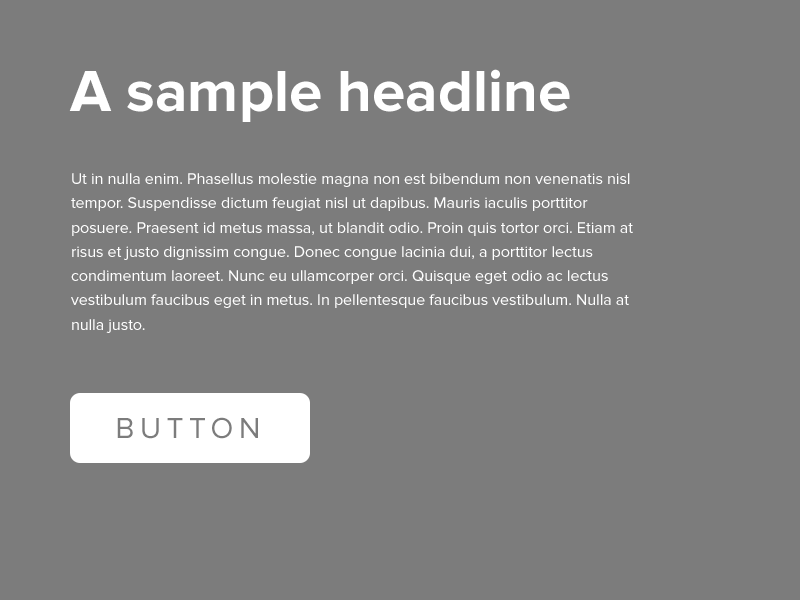
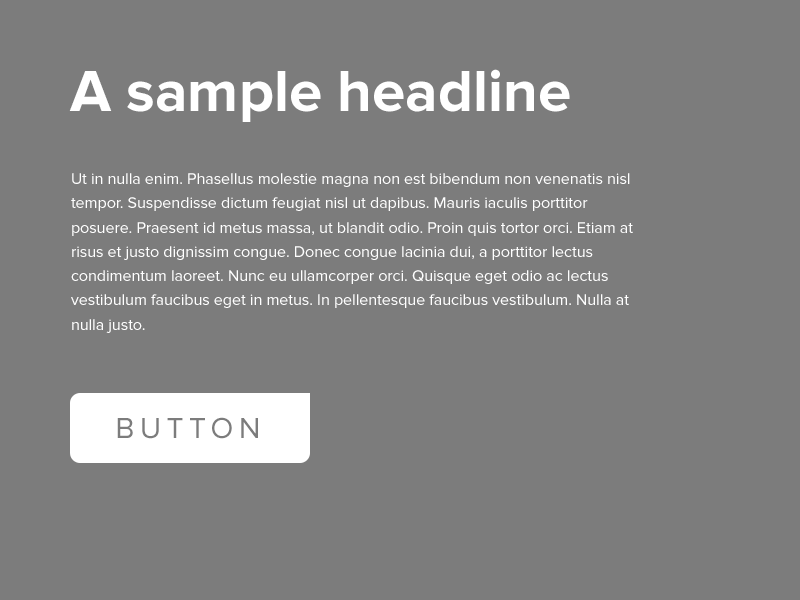
The second 800px x 600px image is a revision of the first. Changes to its layers:
painted on "Rounded Rectangle 1" over (300, 393, 310, 403)
